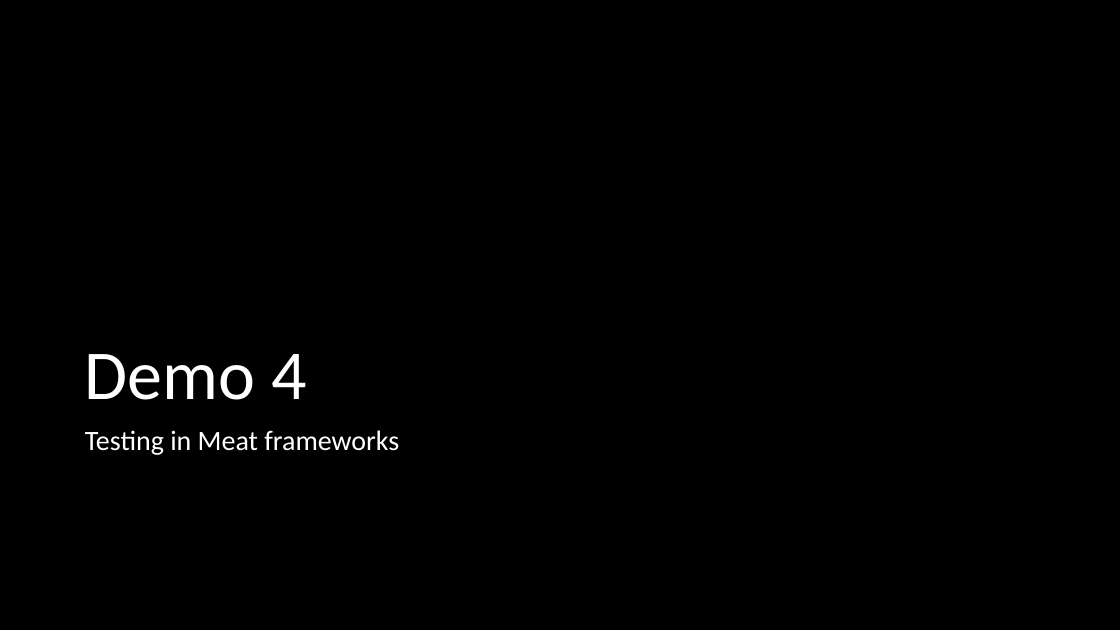
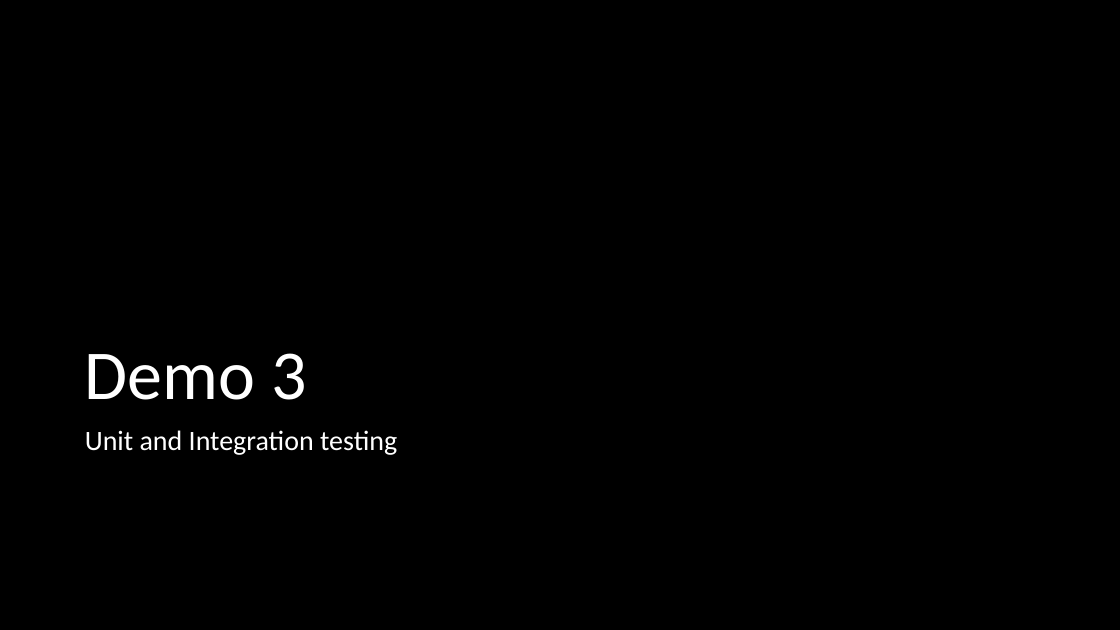
Before and after one commit to melkorCBA/testing-in-frontend, a slide deck: slide 12 of Reliable Frontends.pptx (slide 14 before the commit). Drawn at 1120x630 pixels with LibreOffice and Linux fonts; fonts in the diff are those of the drawing. Boxes give left, top, right and bottom in pixels: in the first picture for what was removed or moved away, otherwise in the second. Text is boxed around its words. In the diff, an @@ line names an element or a change of style, - is before the commit and + after.

```diff
--- a/Reliable Frontends.pptx
+++ b/Reliable Frontends.pptx
@@ title at (85, 353, 306, 400): text changed @@
-Demo 4
+Demo 3
@@ text at (85, 430, 397, 455): text changed @@
-Testing in Meat frameworks
+Unit and Integration testing
```
Also in this commit, not shown: 4 other slides changed, 3 slides added, 4 slides removed, 3 other files.
